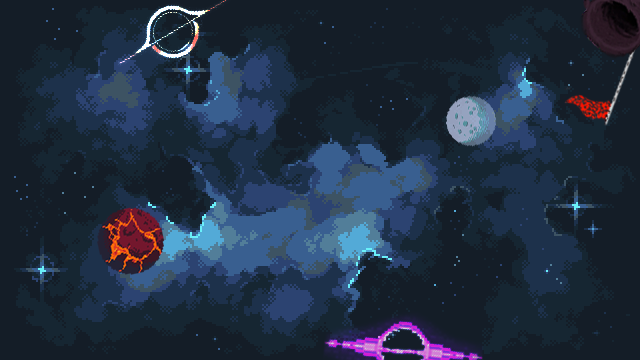
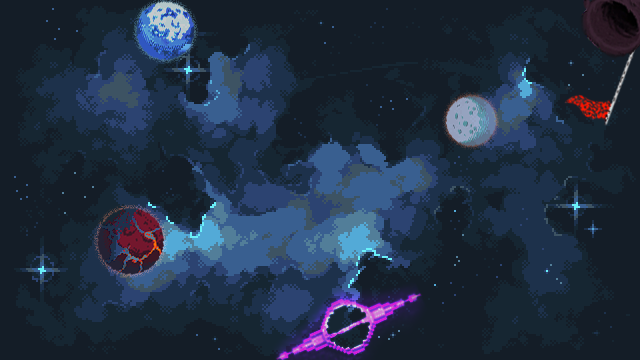
Layer changes from the first 640 x 360 image to the second:
"Lava": blend normal → darker color over [97, 207, 165, 275]
showed "Ice", opacity 100% → 75%, blend normal → color dodge, painted on it over [136, 0, 195, 61]
painted on "bhole1" over [273, 283, 483, 360]
hid "bhole3" over [117, 0, 229, 67]
